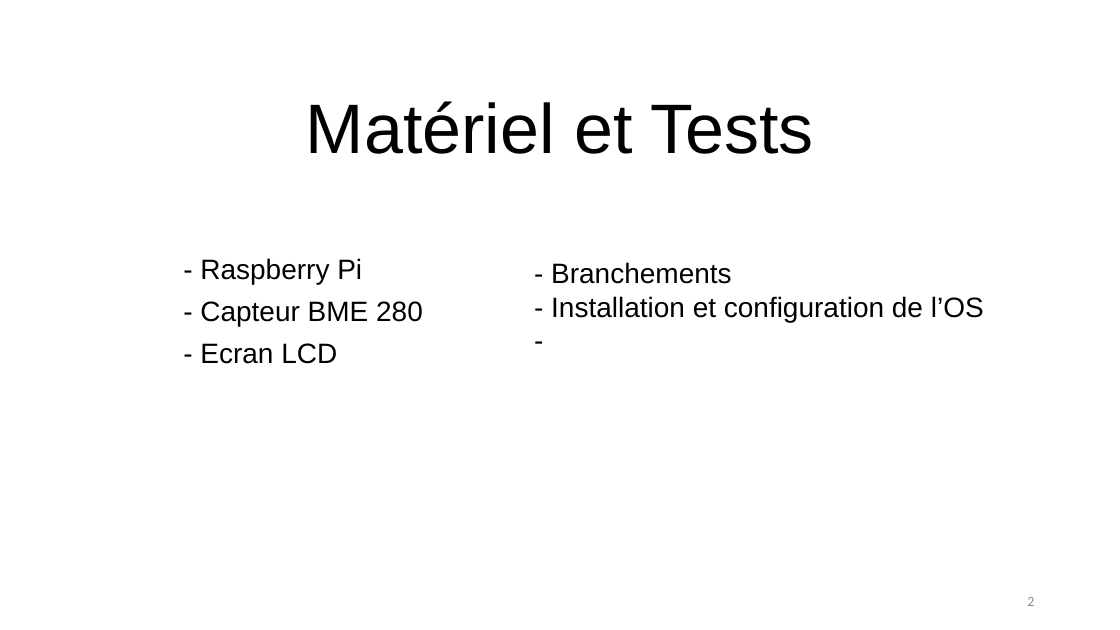
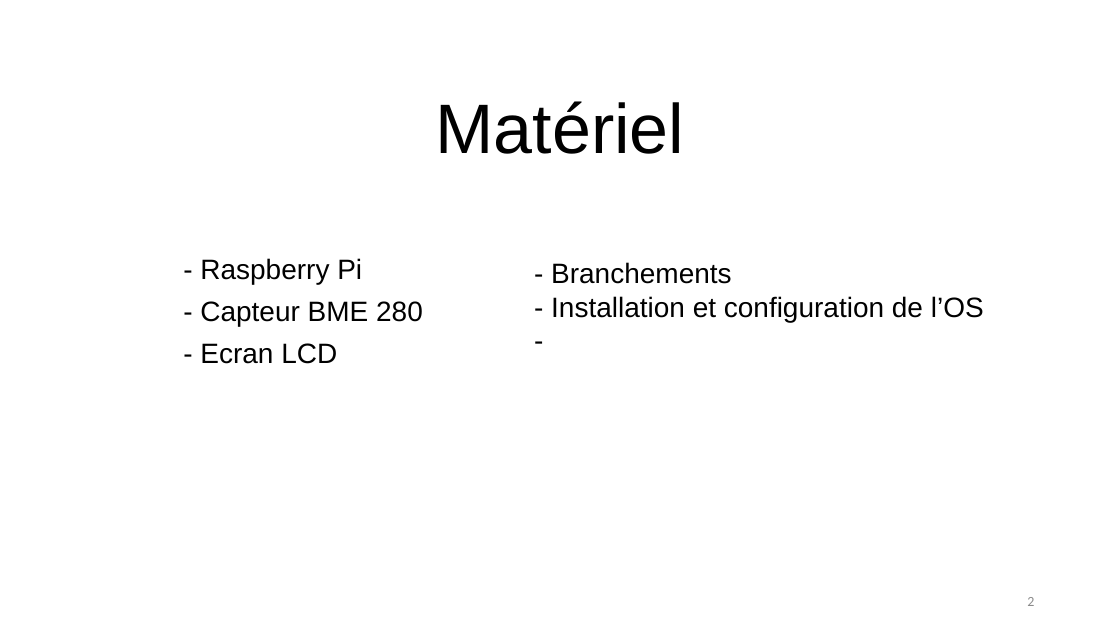
Before and after one commit to chopinvictor/CUBES-2, a slide deck: slide 2 of Présentation CUBE 2.pptx. Drawn at 1120x630 pixels with LibreOffice and Linux fonts; fonts in the diff are those of the drawing; background and template pictures are left out. Boxes give left, top, right and bottom in pixels: in the first picture for what was removed or moved away, otherwise in the second. Text is boxed around its words. In the diff, an @@ line names an element or a change of style, - is before the commit and + after.

```diff
--- a/Présentation CUBE 2.pptx
+++ b/Présentation CUBE 2.pptx
@@ title at (x1=436, y1=101, x2=685, y2=154): text changed @@
-Matériel et Tests
+Matériel
```
Also in this commit, not shown: 1 other slide changed.
